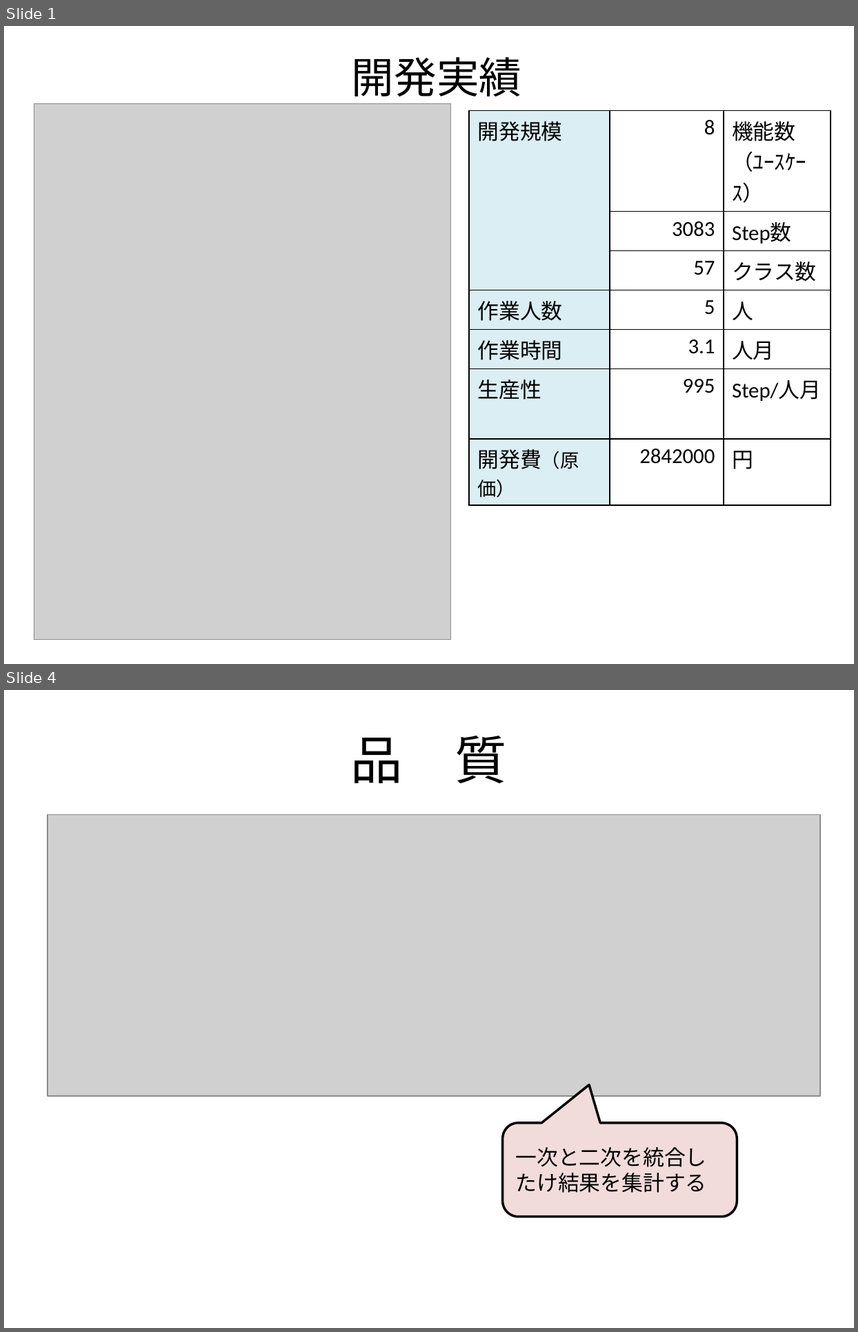
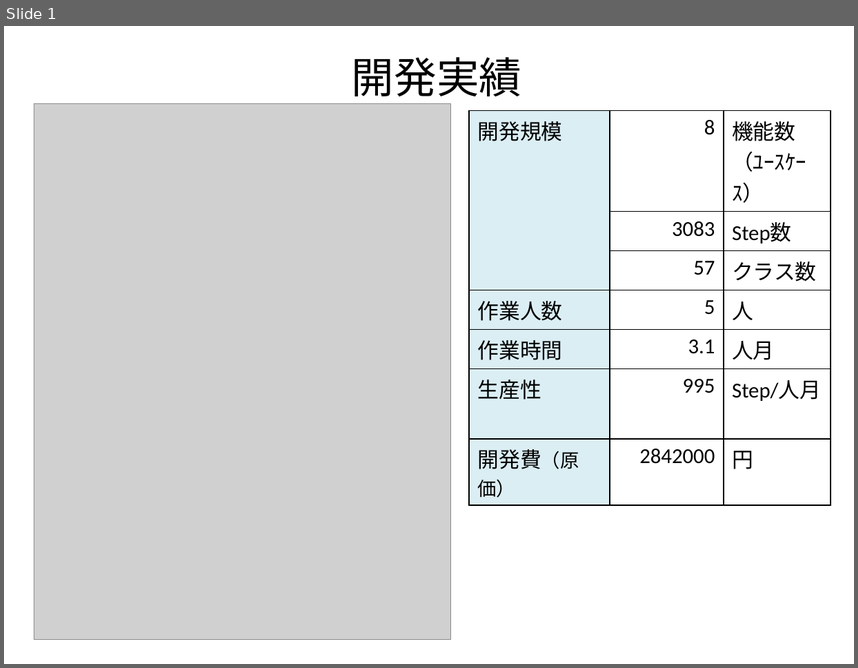
Before and after one commit to ChakaFlame/5_FGO, a slide deck: doc/unfinished/Presentation/5_発表資料.pptx. Shown one above the other, each under a label of ours: slides 1 and 4 before the commit, slide 1 after it; the slides between them are not shown. The pictures are 858x1332 and 858x668 pixels, drawn with LibreOffice and Linux fonts; fonts in the diff are those of the drawing; grey boxes stand for pictures. Boxes give left, top, right and bottom in pixels: in the first picture for what was removed or moved away, otherwise in the second. Text is boxed around its words. In the diff, an @@ line names an element or a change of style, - is before the commit and + after.

```diff
--- a/doc/unfinished/Presentation/5_発表資料.pptx
+++ b/doc/unfinished/Presentation/5_発表資料.pptx
@@ slide 4 removed at [4,690,854,1328], background #FFFFFF @@
@@ title removed at [351,736,506,783] @@
-品 質
@@ picture removed at [47,815,820,1096] @@
@@ rounded speech box removed at [503,1123,737,1216] @@
-一次と二次を統合したけ結果を集計する
```
Also in this commit, not shown: 2 slides added, 2 other slides removed.
